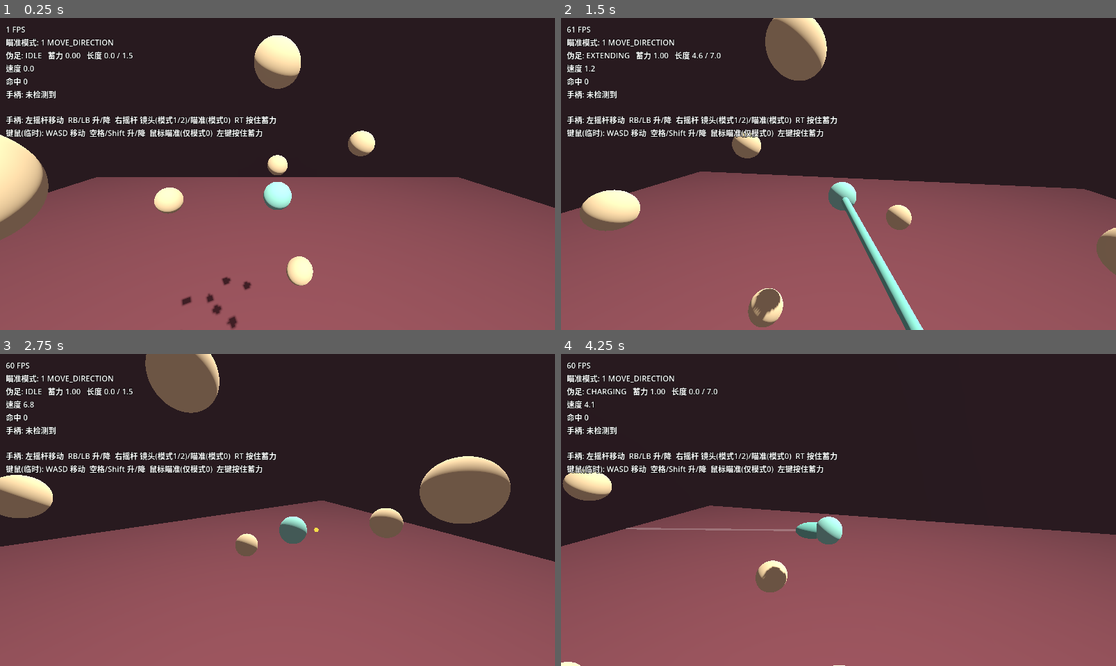
Above: before the commit, frames 1-4 (two rows, left to right).
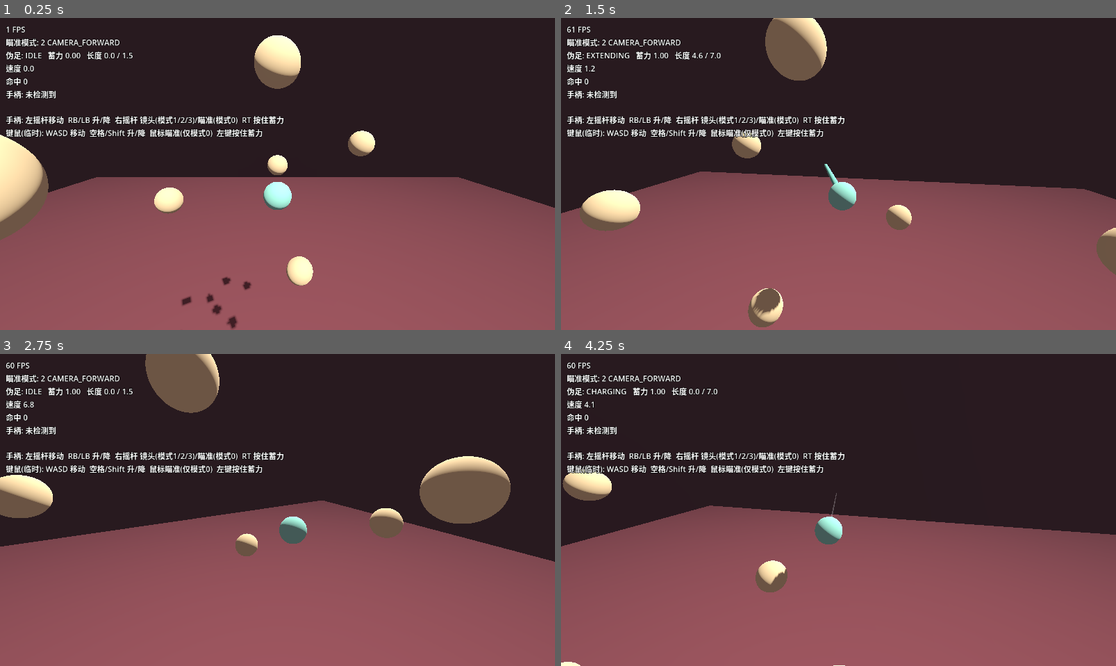
Above: after the commit, the same moments.

Repository: paddypasteur/cellgod
Game: Godot game, scene res://scenes/arena.tscn
Two runs of this game, one before a commit and one after it. Both use one fixed random seed, a clock stepped at 60 frames per second and the inputs below.
Inputs (mouse positions are in pixels of both pictures, inside the frame that each line leads up to):
- Up to frame 1 (0.25 s): no input
- Up to frame 2 (1.5 s): tap Enter at 0.5 s; move the mouse to (960, 158) at 0.52 s; press the mouse at (960, 158) at 0.53 s; hold D (move_right) 0.53-1.28 s; move the mouse to (727, 189) at 1.27 s; release the mouse at (727, 189) at 1.28 s; hold S (move_back) from 1.28 s (still down); click (727, 189) at 1.35 s
- Up to frame 3 (2.75 s): move the mouse to (333, 441) at 2.02 s; release S (move_back) at 2.03 s; press the mouse at (333, 441) at 2.03 s; hold D (move_right) from 2.03 s (still down)
- Up to frame 4 (4.25 s): move the mouse to (810, 572) at 2.77 s; release D (move_right) at 2.78 s; release the mouse at (810, 572) at 2.78 s; hold W (move_forward) 2.78-3.53 s; click (810, 572) at 2.85 s; move the mouse to (1005, 556) at 3.52 s; press the mouse at (1005, 556) at 3.53 s; hold A (move_left) from 3.53 s (still down)

The runs differ from the first frame. In frame 1, 0.5% of the frame differs, in the area x 7-52%, y 6-35%; in frame 2, 1.6%, in the area x 7-66%, y 6-100%; in frame 3, 0.5%; in frame 4, 1.0%.

Commit message:
新增瞄准模式 3（镜头实际朝向，含俯仰），默认改为模式 2
Co-Authored-By: Claude Opus 5.5 <noreply@anthropic.com>

Diff:
--- a/scenes/arena.tscn
+++ b/scenes/arena.tscn
@@ -56,6 +56,7 @@
 mesh = SubResource("Mesh_boundary")
 
 [node name="Player" parent="." instance=ExtResource("2_player")]
+aim_mode = 2
 
 [node name="FollowCamera" type="Camera3D" parent="." node_paths=PackedStringArray("target")]
 transform = Transform3D(1, 0, 0, 0, 1, 0, 0, 0, 1, 0, 2.5, 7)
--- a/scripts/player/player.gd
+++ b/scripts/player/player.gd
@@ -12,7 +12,8 @@
 enum AimMode {
     RIGHT_STICK,     ## 0 = 右摇杆/鼠标瞄准，镜头不吃右摇杆
     MOVE_DIRECTION,  ## 1 = 朝移动输入的方向，回中时朝镜头前方
-    CAMERA_FORWARD,  ## 2 = 永远朝镜头前方（传统类魂）
+    CAMERA_FORWARD,  ## 2 = 永远朝镜头水平前方（传统类魂），上下靠吸附或升降
+    CAMERA_LOOK,     ## 3 = 永远朝镜头实际朝向（含俯仰），右摇杆上下即可往上下打
 }
 
 @export_group("移动")
@@ -27,8 +28,8 @@
 
 @export_group("瞄准")
 ## 攻击方向由什么决定。运行中可在远程检查器里改，下一帧生效。
-## 选 0 时右摇杆归瞄准；选 1/2 时右摇杆归镜头
-@export var aim_mode: AimMode = AimMode.MOVE_DIRECTION
+## 选 0 时右摇杆归瞄准；选 1/2/3 时右摇杆归镜头
+@export var aim_mode: AimMode = AimMode.CAMERA_FORWARD
 ## （模式 0）右摇杆（或鼠标偏移）推满时，攻击方向偏离"水平前方"多少度。
 ## 90 = 推满指向正侧/正上/正下；180 = 推满指向正后方。
 ## 这是把二维摇杆映射到三维方向的临时方案，方案本身未定。
@@ -153,6 +154,8 @@
             raw_dir = _right_stick_aim()
         AimMode.MOVE_DIRECTION:
             raw_dir = _move_direction_aim()
+        AimMode.CAMERA_LOOK:
+            raw_dir = _camera_look_forward()
         _:
             raw_dir = _camera_flat_forward()
     _aim_dir = _apply_aim_assist(raw_dir, body_radius + _current_reach_length())
@@ -228,6 +231,14 @@
     return best_dir
 
 
+## 模式 3。镜头默认略微俯视，所以摇杆回中时伪足会稍微朝下
+func _camera_look_forward() -> Vector3:
+    var cam: Camera3D = get_viewport().get_camera_3d()
+    if cam == null:
+        return Vector3.FORWARD
+    return -cam.global_basis.z
+
+
 func _camera_flat_forward() -> Vector3:
     var cam: Camera3D = get_viewport().get_camera_3d()
     if cam == null:
--- a/scripts/ui/debug_overlay.gd
+++ b/scripts/ui/debug_overlay.gd
@@ -23,7 +23,7 @@
         text += player.get_debug_text() + "\n"
     text += "命中 %d\n" % _hits
     text += _joypad_text() + "\n\n"
-    text += "手柄: 左摇杆移动  RB/LB 升/降  右摇杆 镜头(模式1/2)/瞄准(模式0)  RT 按住蓄力\n"
+    text += "手柄: 左摇杆移动  RB/LB 升/降  右摇杆 镜头(模式1/2/3)/瞄准(模式0)  RT 按住蓄力\n"
     text += "键鼠(临时): WASD 移动  空格/Shift 升/降  鼠标瞄准(仅模式0)  左键按住蓄力"
     _label.text = text
 
